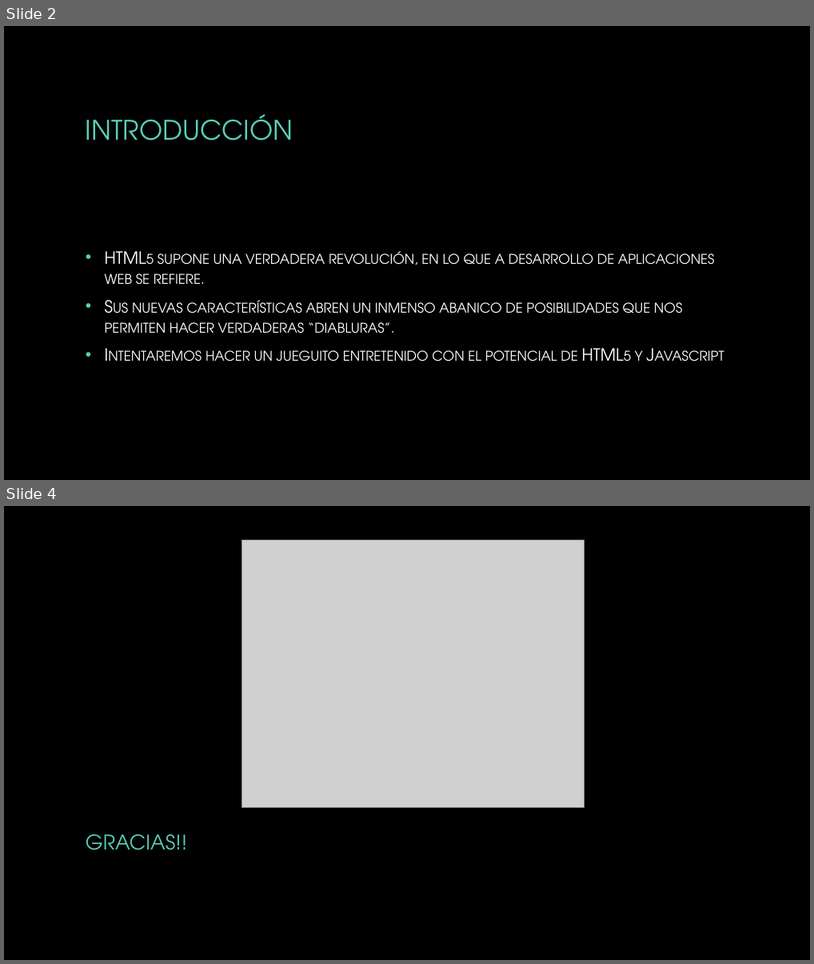
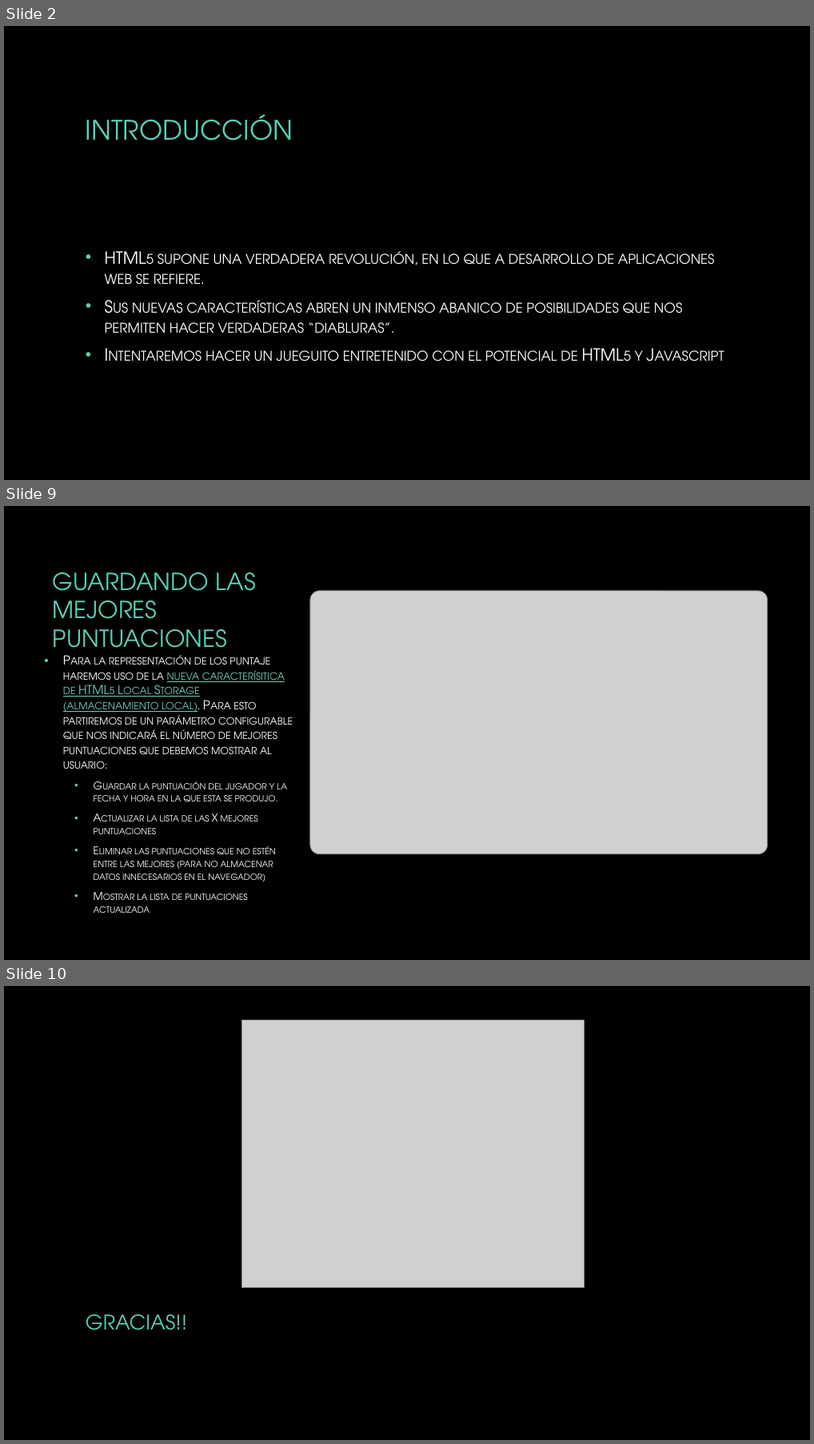
Before and after one commit to AlexGranda/Javascript, a slide deck: ProyectoIBim/Jueguito.pptx. Shown one above the other, each under a label of ours: slides 2 and 4 before the commit, slides 2, 9 and 10 after it; the slides between them are not shown. The pictures are 814x964 and 814x1444 pixels, drawn with LibreOffice and Linux fonts; fonts in the diff are those of the drawing; grey boxes stand for pictures; background and template pictures are left out. Boxes give left, top, right and bottom in pixels: in the first picture for what was removed or moved away, otherwise in the second. Text is boxed around its words. In the diff, an @@ line names an element or a change of style, - is before the commit and + after.

```diff
--- a/ProyectoIBim/Jueguito.pptx
+++ b/ProyectoIBim/Jueguito.pptx
@@ slide 9 added at (x1=4, y1=506, x2=810, y2=960), background picture (left out) @@
@@ title added at (x1=53, y1=572, x2=256, y2=658), 28 pt, text #5AD0B8 @@
+GUARDANDO LAS MEJORES PUNTUACIONES
@@ picture added at (x1=310, y1=591, x2=767, y2=854) @@
@@ text added at (x1=63, y1=655, x2=293, y2=912), 12.6 pt, text #FFFFFF, small capitals @@
+• Para la representación de los puntaje haremos uso de la nueva caracterísitica de HTML5 Local Storage (almacenamiento local). Para esto partiremos de un parámetro configurable que nos indicará el número de mejores puntuaciones que debemos mostrar al usuario:
+  • Guardar la puntuación del jugador y la fecha y hora en la que esta se produjo.
+  • Actualizar la lista de las X mejores puntuaciones
+  • Eliminar las puntuaciones que no estén entre las mejores (para no almacenar datos innecesarios en el navegador)
+  • Mostrar la lista de puntuaciones actualizada
@@ what was slide 4 is now slide 10 @@
```
Also in this commit, not shown: 1 slide changed, 5 other slides added.
